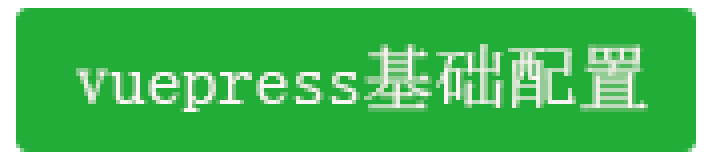
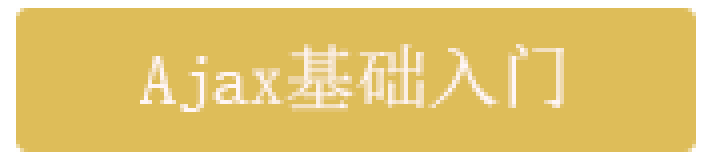
Two versions of the same layered image (720x160). Layer-by-layer changes:
renamed "vuepress基础配置" to "Ajax基础入门", painted on it over left=76, top=44, right=648, bottom=112
painted on "圆角矩形 1" over left=16, top=8, right=696, bottom=152
